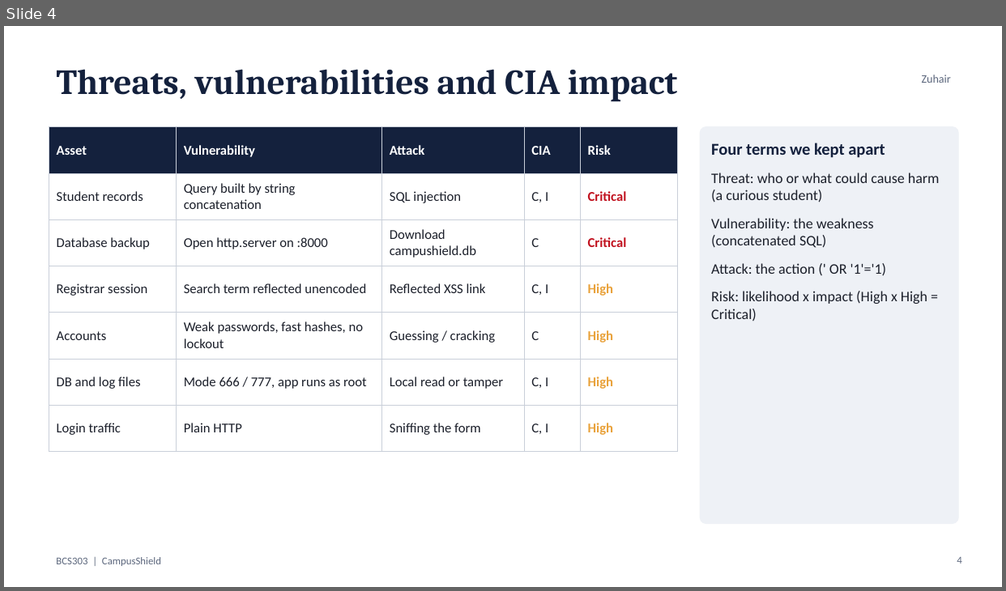
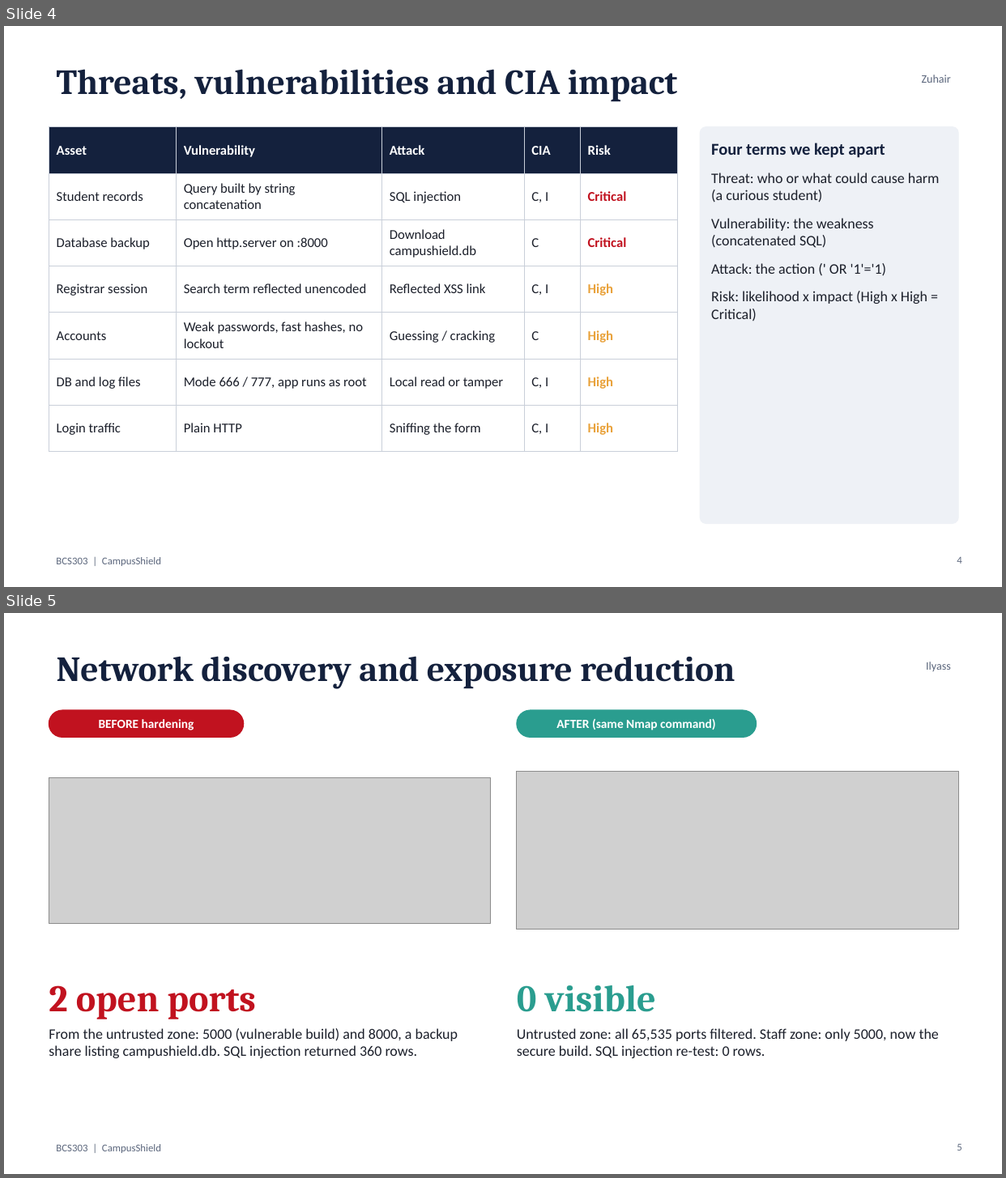
Before and after one commit to zuhairhalawa/BCS303-CampusShield, a slide deck: presentation/CampusShield_Presentation.pptx. Shown one above the other, each under a label of ours: slide 4 before the commit, slides 4 and 5 after it. The pictures are 1006x591 and 1006x1178 pixels, drawn with LibreOffice and Linux fonts; fonts in the diff are those of the drawing; grey boxes stand for pictures. Boxes give left, top, right and bottom in pixels: in the first picture for what was removed or moved away, otherwise in the second. Text is boxed around its words. In the diff, an @@ line names an element or a change of style, - is before the commit and + after.

Commit message:
Update report and slides with the real Kali results
Report: lab environment and isolation (internal Docker network, VM settings), real
attack-surface table, Nmap before/after comparison, permission and firewall findings,
TLS 1.3 vs readable HTTP capture, Kali monitoring alert, scorecard and conclusion.
No PENDING sections remain (41 pages). Slides 5, 10 and 11 show the Kali output with
large-font renders; diagrams no longer describe a VM run. Checklist and handover updated.

```diff
--- a/presentation/CampusShield_Presentation.pptx
+++ b/presentation/CampusShield_Presentation.pptx
@@ slide 5 added at (4,613,1002,1174), background #FFFFFF; not listed: 1 template element that a slide beside it also shows @@
@@ title added at (57,656,735,689), 34 pt, text #14213D, bold @@
+Network discovery and exposure reduction
@@ text added at (926,662,951,671), 11 pt, text #5C677D @@
+Ilyass
@@ rounded rectangle added at (49,710,244,737), fill #C1121F, outline #C1121F 1 pt @@
@@ text added at (99,719,194,730), 12 pt, text #FFFFFF, bold @@
+BEFORE hardening
@@ rounded rectangle added at (517,710,756,737), fill #2A9D8F, outline #2A9D8F 1 pt @@
@@ text added at (556,719,716,730), 12 pt, text #FFFFFF, bold @@
+AFTER (same Nmap command)
@@ picture added at (49,777,491,924) @@
@@ picture added at (517,772,958,930) @@
@@ text added at (49,986,256,1020), 36 pt, text #C1121F, bold @@
+2 open ports
@@ text added at (517,986,656,1012), 36 pt, text #2A9D8F, bold @@
+0 visible
@@ text added at (49,1029,458,1059), 14 pt, text #1B1F2A @@
+From the untrusted zone: 5000 (vulnerable build) and 8000, a backup share listing campushield.db. SQL injection returned 360 rows.
@@ text added at (517,1029,939,1059), 14 pt, text #1B1F2A @@
+Untrusted zone: all 65,535 ports filtered. Staff zone: only 5000, now the secure build. SQL injection re-test: 0 rows.
@@ page number added at (957,1144,961,1151), 10 pt, text #5C677D @@
+5
```
Also in this commit, not shown: 2 slides changed, 1 other slide added, 2 slides removed, 20 other files.
